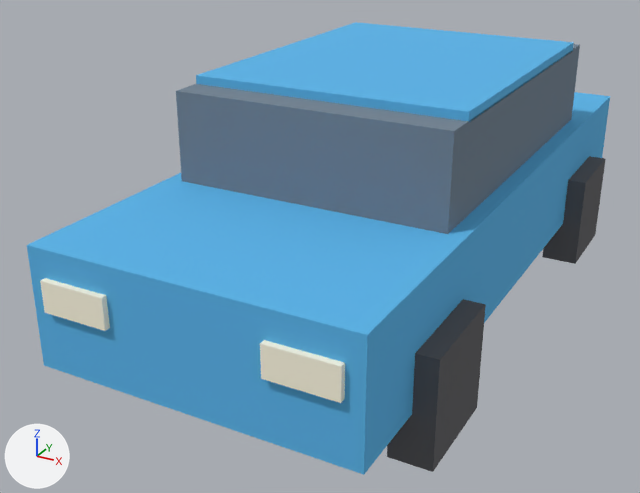
Two versions of the glTF model plugins/demo/assets/models/car-blue.glb, one commit apart.
One viewpoint serves both versions: a camera (50 mm lens) standing at (2.31, -5.12, 2.78) and looking at (-0.31, -0.37, 0.4). Every picture has the same lights, and +X, +Y and +Z are marked at lower left. The older version comes first.

Script lines for the objects in view, before the commit:
```python
mat_material_0 = principled_material('Material_0')
mat_material_0.base_color = (0.098, 0.463, 0.824)  # blue #58b5ea
mat_material_0.roughness = 1.0
mat_material_1 = principled_material('Material_1')
mat_material_1.base_color = (0.169, 0.228, 0.29)  # greyish blue #728393
mat_material_1.roughness = 1.0
mat_material_2 = principled_material('Material_2')
mat_material_2.base_color = (0.106, 0.106, 0.114)  # dark grey #5c5c5f
mat_material_2.roughness = 1.0
me_mesh_0 = bpy.data.meshes.new('Mesh_0')
me_mesh_0.from_pydata(...)  # 88 vertices, 132 faces; spans x -1.08..1.08, y -2.29..2.29, z 0.0..1.6
# faces by material slot: [24, 12, 48, 24, 24]
me_mesh_0.materials.append(mat_material_0)  # blue #58b5ea
me_mesh_0.materials.append(mat_material_1)  # greyish blue #728393
me_mesh_0.materials.append(mat_material_2)  # dark grey #5c5c5f
me_mesh_0.materials.append(mat_material_3)  # pale yellow #fffae3
me_mesh_0.materials.append(mat_material_4)  # red #e46e6e
ob_mesh_0 = bpy.data.objects.new('Mesh_0', me_mesh_0)
ob_mesh_0.location = (0.0, 0.0, 0.0)
```
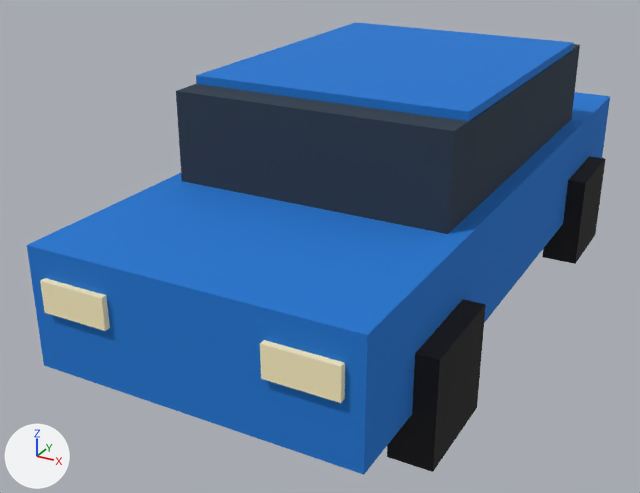
Boxes [x1, y1, x2, y2] around the edits, measured in the pictures (640 x 493 px):
'Mesh_0', recoloured (darker): [27, 22, 610, 475] in both

The change, as a list of edits to the scene's bpy script:
```text
Change mat_material_0:
    mat_material_0.base_color: (0.098, 0.463, 0.824) -> (0.00972, 0.181, 0.644)  # blue #58b5ea -> blue #1976d2
Change mat_material_1:
    mat_material_1.base_color: (0.169, 0.228, 0.29) -> (0.0242, 0.0423, 0.0685)  # greyish blue #728393 -> dark blue #2b3a4a
Change mat_material_2:
    mat_material_2.base_color: (0.106, 0.106, 0.114) -> (0.011, 0.011, 0.0123)  # dark grey #5c5c5f -> black #1b1b1d
```
